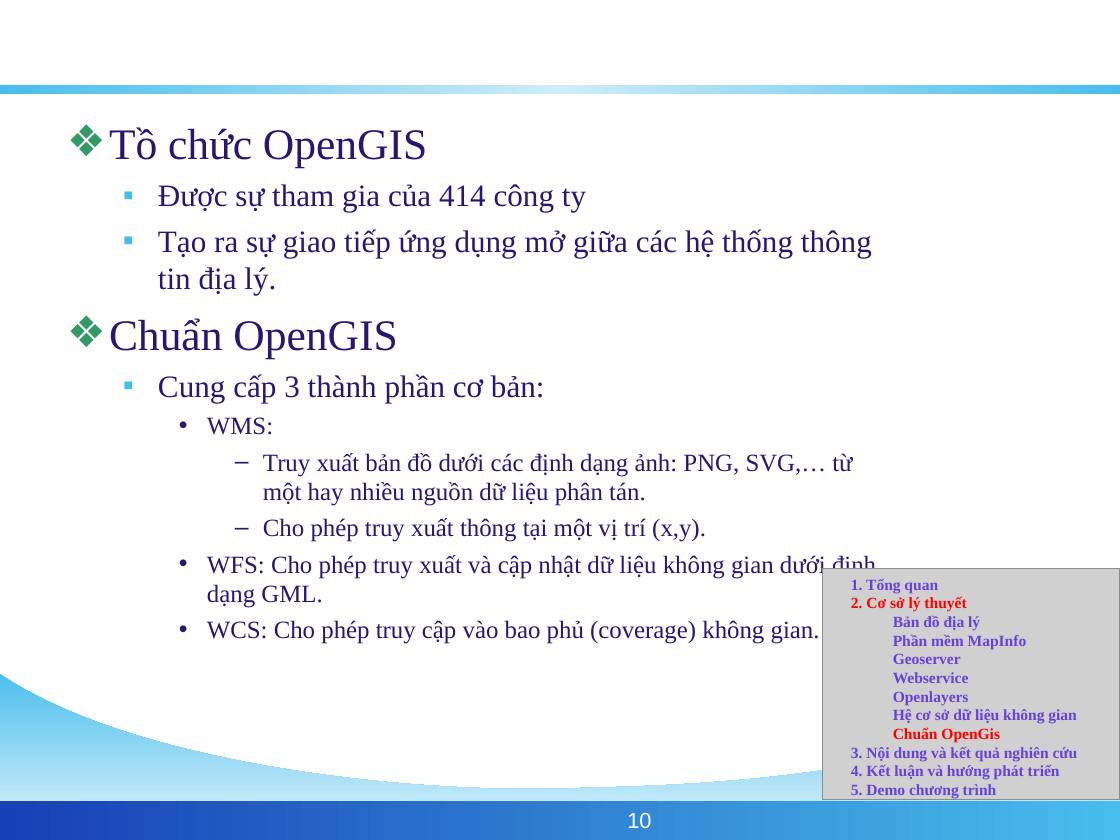
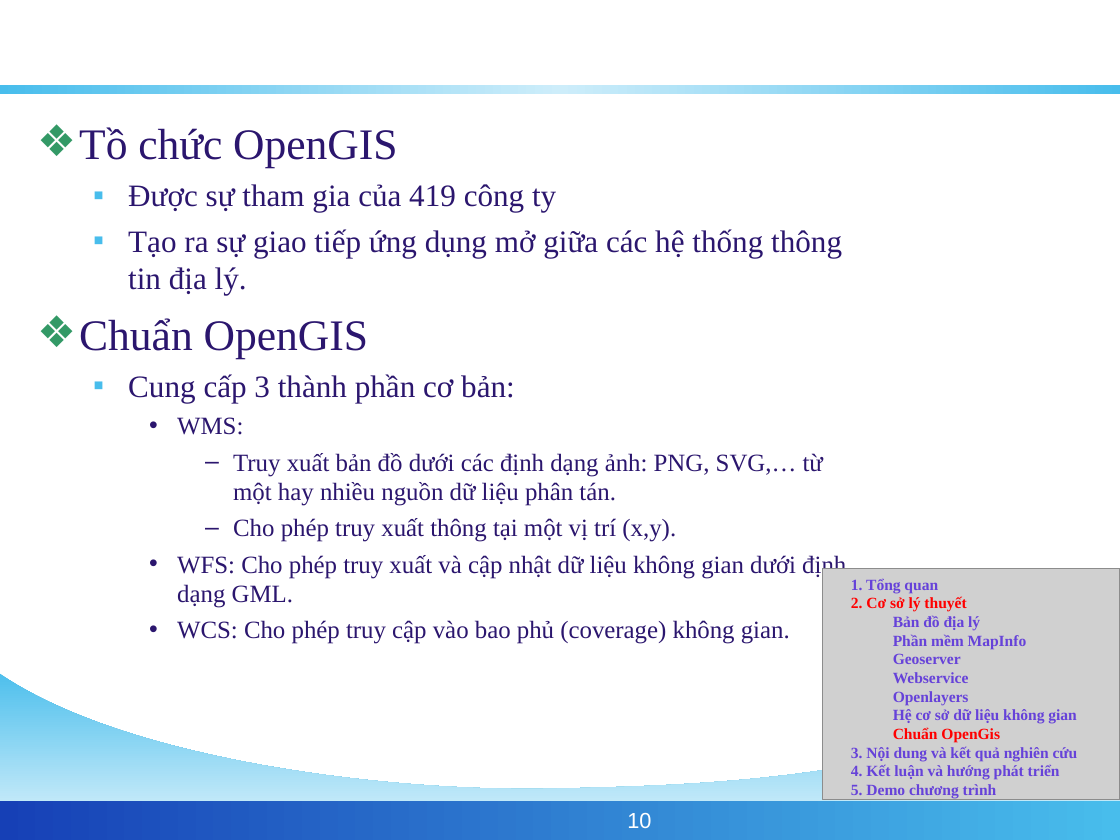
Before and after one commit to phamngsinh/cantho-webgis, a slide deck: slide 10 of Document/Bao Cao/BaoCaoLuanVan.ppt. Drawn at 1120x840 pixels with LibreOffice and Linux fonts; fonts in the diff are those of the drawing; grey boxes stand for pictures; background and template pictures are left out. Boxes give left, top, right and bottom in pixels: in the first picture for what was removed or moved away, otherwise in the second. Text is boxed around its words. In the diff, an @@ line names an element or a change of style, - is before the commit and + after.

```diff
--- a/Document/Bao Cao/BaoCaoLuanVan.ppt
+++ b/Document/Bao Cao/BaoCaoLuanVan.ppt
@@ text "Tồ chức OpenGIS": place and size @@
-text "Tồ chức OpenGIS" at <box>109,127,876,644</box>
+text "Tồ chức OpenGIS" at <box>79,127,846,644</box>
@@ text at <box>128,184,556,212</box>: text changed @@
-  ▪ Được sự tham gia của 414 công ty
+  ▪ Được sự tham gia của 419 công ty
```
Also in this commit, not shown: 18 other slides changed.
